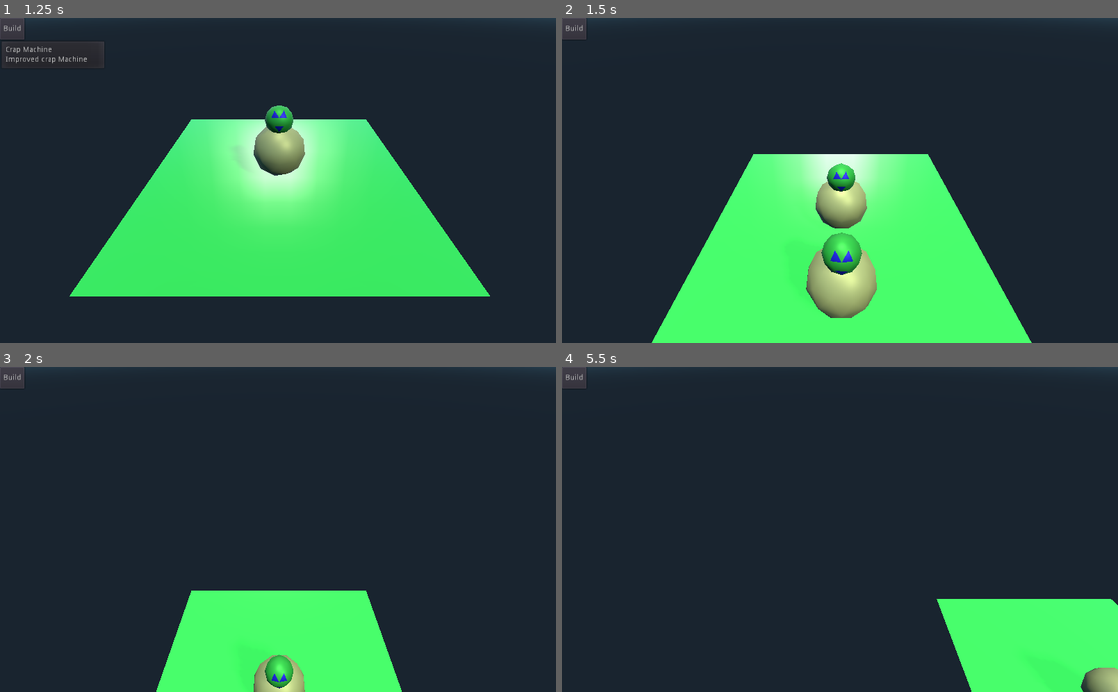
Above: before the commit, frames 1-4 (two rows, left to right).
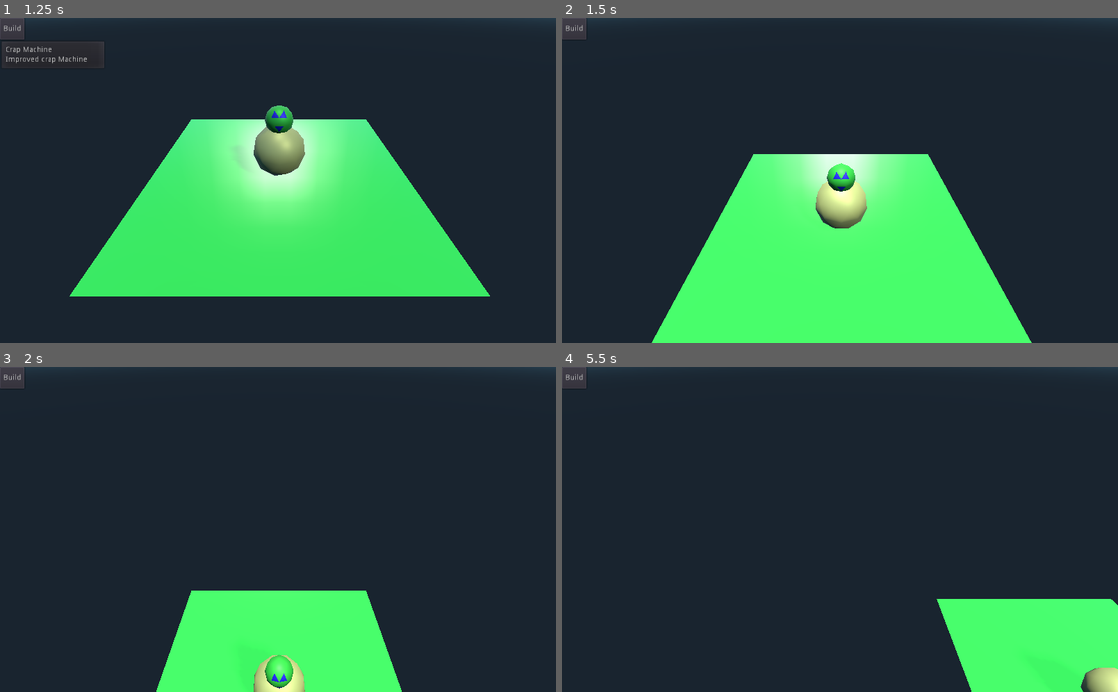
Above: after the commit, the same moments.

Repository: chrisb123/autoverse
Game: Godot game, scene res://main.tscn
The game is run twice, just before and just after one commit, with the same random seed, the same clock (stepped at 60 frames per second) and the same inputs.
Inputs (mouse positions are in pixels of both pictures, inside the frame that each line leads up to):
- Up to frame 1 (1.25 s): click "Build" at 0.5 s
- Up to frame 2 (1.5 s): tap Enter at 1.25 s; move the mouse to (812, 245) at 1.27 s; hold Up (ui_up) from 1.28 s (still down); hold Space (ui_select) from 1.28 s (still down); click (812, 245) at 1.42 s
- Up to frame 3 (2 s): keep holding Up (ui_up); keep holding Space (ui_select)
- Up to frame 4 (5.5 s): move the mouse to (1006, 578) at 2.02 s; release Space (ui_select) at 2.03 s; tap Space (ui_select) at 2.1, 2.27, 2.57, 3.6, 3.77, 4.07, 5.1, 5.27 s; click (1006, 578) at 2.17 s; move the mouse to (673, 480) at 2.77 s; release Up (ui_up) at 2.78 s; hold Space (ui_select) 2.78-3.53 s; hold Left (ui_left) 2.78-4.28 s; click (673, 480) at 2.92 s; move the mouse to (867, 529) at 3.52 s; click (867, 529) at 3.67 s; tap Enter at 4.25 s; move the mouse to (756, 448) at 4.27 s; hold Down (ui_down) 4.28-5.03 s; hold Space (ui_select) 4.28-5.03 s; click (756, 448) at 4.42 s; move the mouse to (962, 513) at 5.02 s; hold Right (ui_right) from 5.03 s (still down); click (962, 513) at 5.17 s

Frame 1 is identical in both runs. In frame 2, 3.3% of the frame differs, in the area x 43-57%, y 44-93%; in frame 3, 0.8%; in frame 4, 0.4%.

Commit message:
improved placment

Diff:
--- a/Build.gd
+++ b/Build.gd
@@ -19,6 +19,7 @@
 	#print(ID, "  ", popup.get_item_text(ID))
 	#print(camera.get_grid())
 	_get_object(ID)
+	camera.set_placement(true)
 	placing_item = true
 
 func _process(delta):
@@ -46,6 +47,7 @@
 	pass
 
 func _reset_build(): #todo
+	camera.set_placement(false)
 	placing_item = false
 	pass
 
--- a/Camera.gd
+++ b/Camera.gd
@@ -5,7 +5,9 @@
 var ray_length = 10000
 var space_state
 var grid = Vector3()
-signal grid_set
+var grid_select = Vector3()
+signal grid_selected
+var placement
 
 func _ready():
 	pass
@@ -30,8 +32,14 @@
 		pos.y = 0
 	set_translation(pos)
 
+func get_grid_select():
+	return grid_select
+
 func get_grid():
 	return grid
+
+func set_placement(place):
+	placement = place
 
 func _input(event):
 	if event is InputEventMouseButton:
@@ -45,9 +53,10 @@
 			var space_state = get_world().direct_space_state
 			var result = space_state.intersect_ray(from,to)
 			if result:
-				grid.x = int(result.position.x)
-				grid.y = int(result.position.z)
-				emit_signal("grid_set")
+				grid_select.x = int(result.position.x)
+				grid_select.y = int(result.position.y)
+				grid_select.z = int(result.position.z)
+				emit_signal("grid_selected")
 	elif event is InputEventMouseMotion and RMB:
 		var rot = event.get_relative()
 		var camrot = get_rotation_degrees()
@@ -60,7 +69,7 @@
 		set_rotation_degrees(camrot)
 
 	#A bit more resource intensive, but im guessing acces at all times from anywhere could be beneficial
-	if event is InputEventMouseMotion:
+	elif event is InputEventMouseMotion and placement:
 		var from = project_ray_origin(event.position)
 		var to = from + project_ray_normal(event.position) * ray_length
 		var space_state = get_world().direct_space_state
--- a/main.gd
+++ b/main.gd
@@ -3,10 +3,10 @@
 onready var camera = get_node("/root/Main/Camera")
 
 func _ready():
-	camera.connect("grid_set",self,"grid_set")
+	camera.connect("grid_selected",self,"grid_selected")
 
 #func _process(delta):
 #	pass
 
-func grid_set():
-	print ("put a marker here",camera.get_grid())
+func grid_selected():
+	print ("Selcted grid:",camera.get_grid_select())
Not shown, changed: Models/character.dae.import
